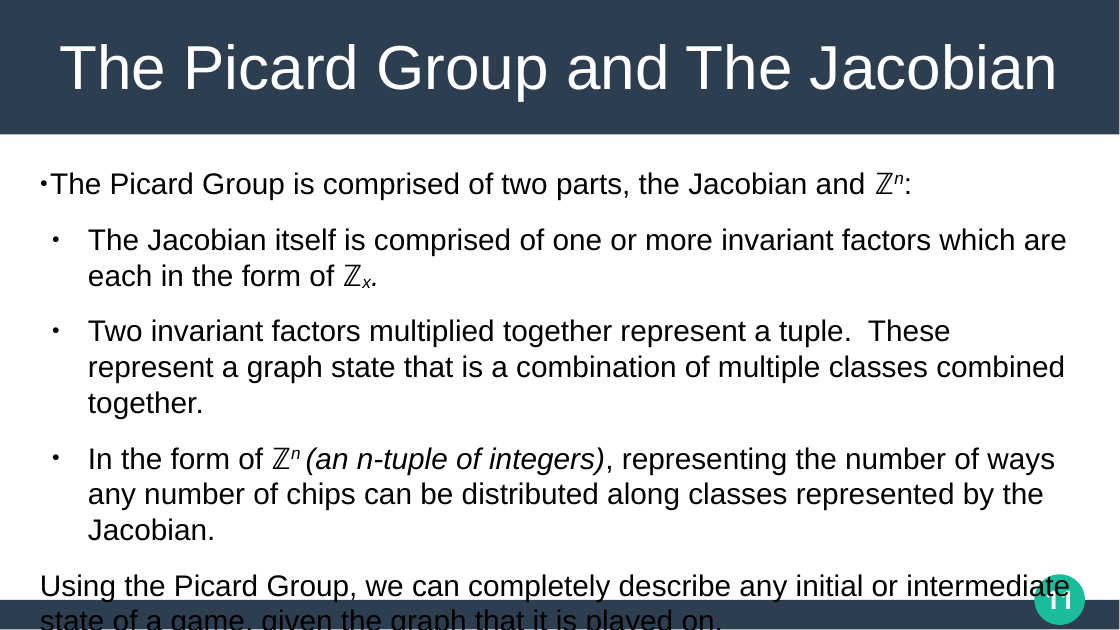
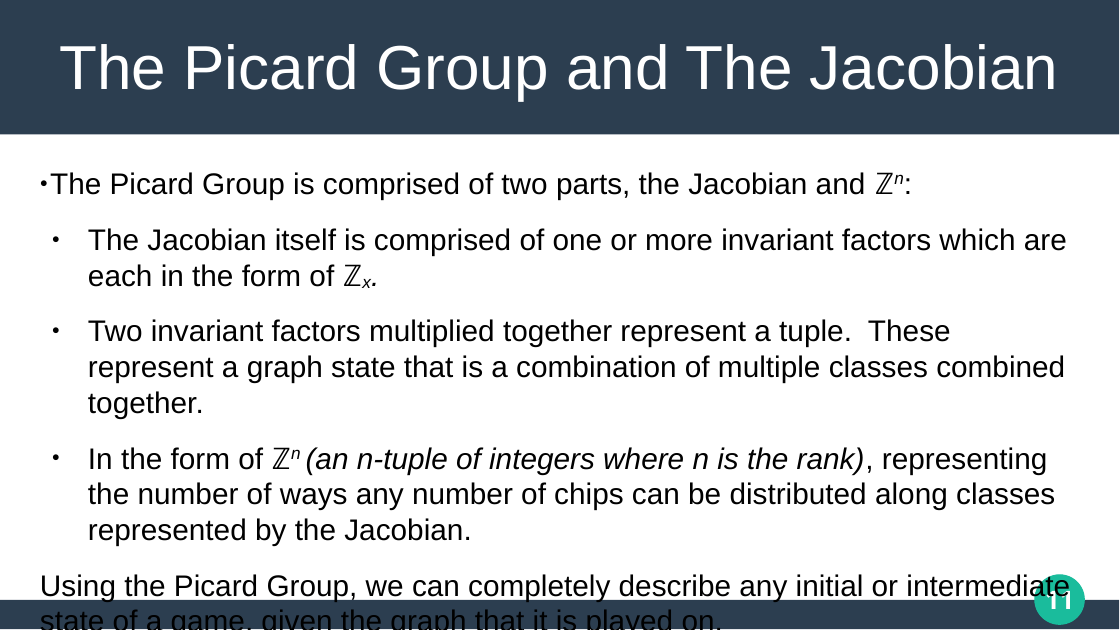
Before and after one commit to matthew-pisano/ChipFiring, a slide deck: slide 11 of Docs/JMMPresentationStripped.pptx. Drawn at 1120x630 pixels with LibreOffice and Linux fonts; fonts in the diff are those of the drawing. Boxes give left, top, right and bottom in pixels: in the first picture for what was removed or moved away, otherwise in the second. Text is boxed around its words. In the diff, an @@ line names an element or a change of style, - is before the commit and + after.

```diff
--- a/Docs/JMMPresentationStripped.pptx
+++ b/Docs/JMMPresentationStripped.pptx
@@ text at box(88, 447, 1055, 546): text changed @@
-● In the form of ℤn (an n-tuple of integers), representing the number of ways any number of chips can be distributed along classes represented by the Jacobian.
+● In the form of ℤn (an n-tuple of integers where n is the rank), representing the number of ways any number of chips can be distributed along classes represented by the Jacobian.
```
Also in this commit, not shown: 2 other slides changed, 5 other files.
